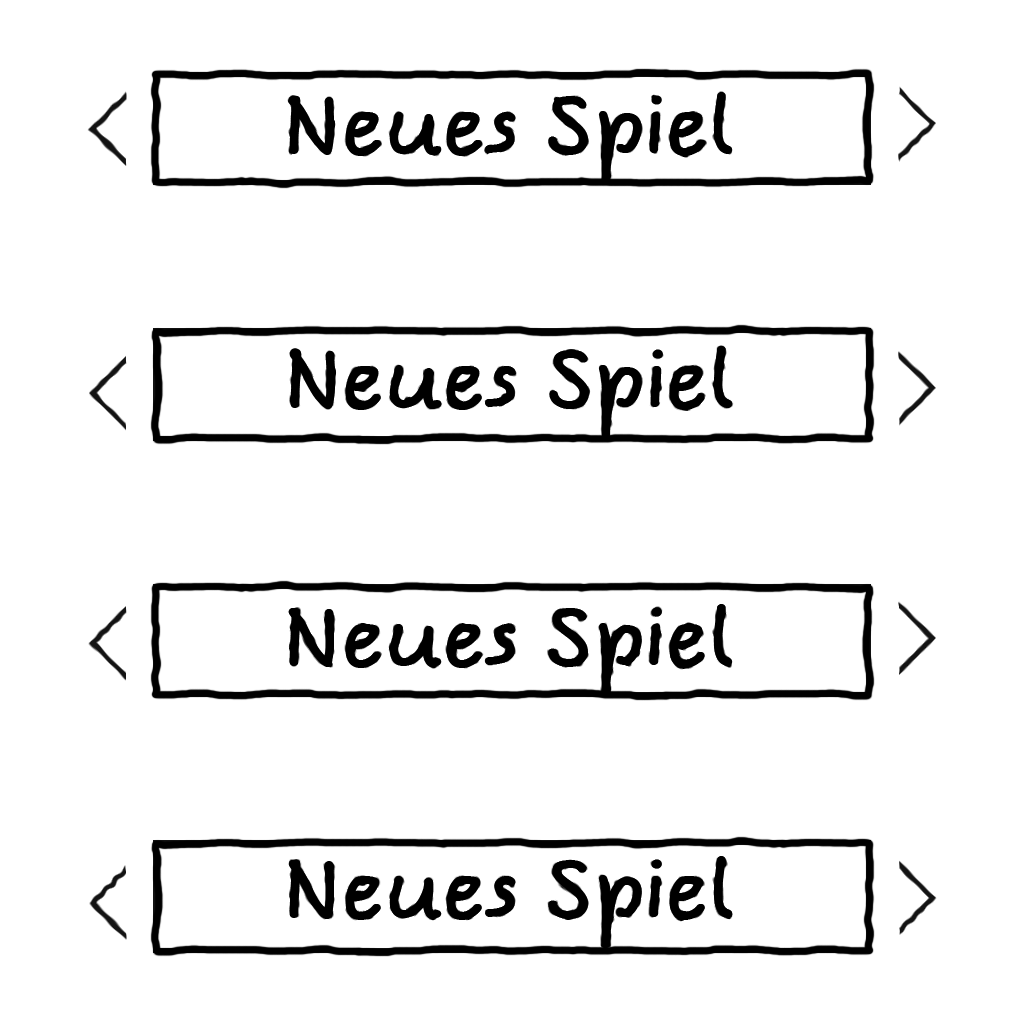
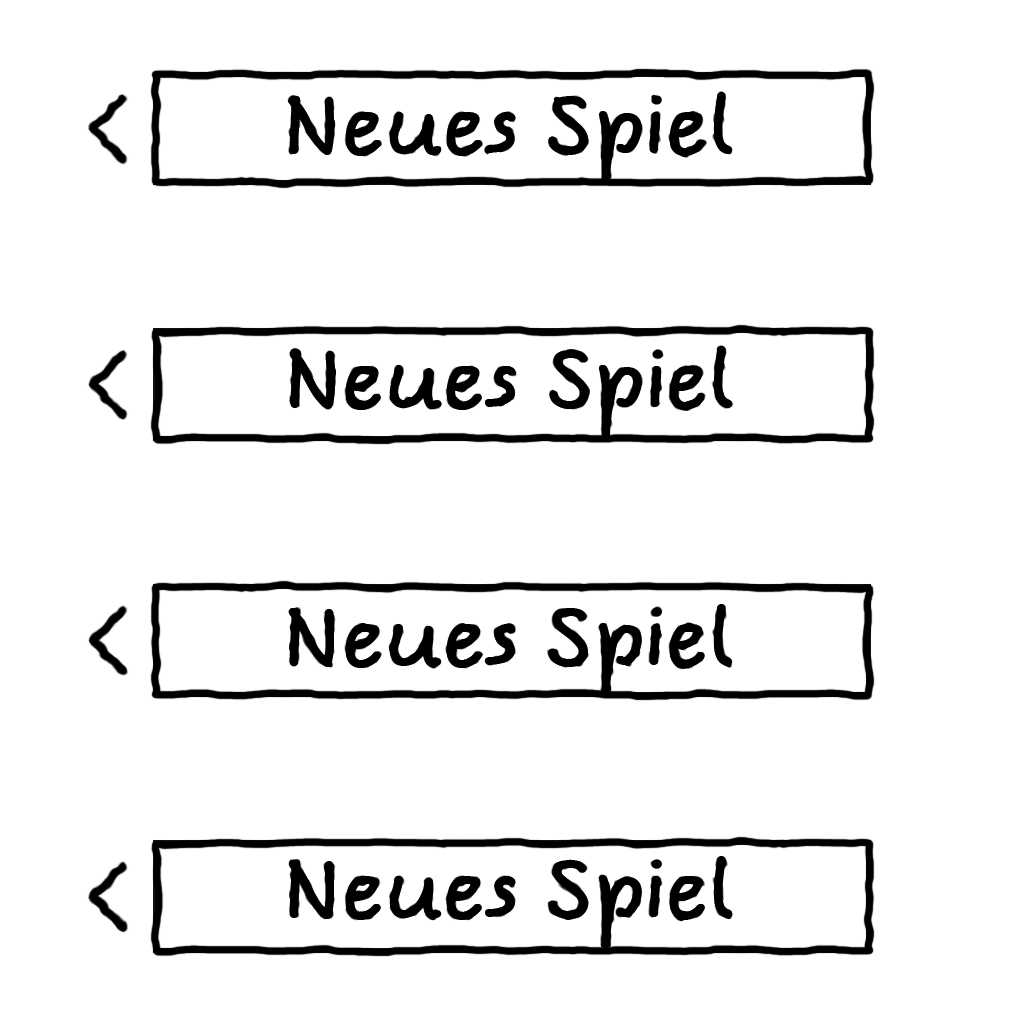
Two versions of the same layered image (1024 x 1024). Layer-by-layer changes:
added layer "Rechteck 1" in group "Pfeile" over (87, 93, 129, 933)
hid "Ebene 2 Kopie 3" over (87, 86, 937, 940)
